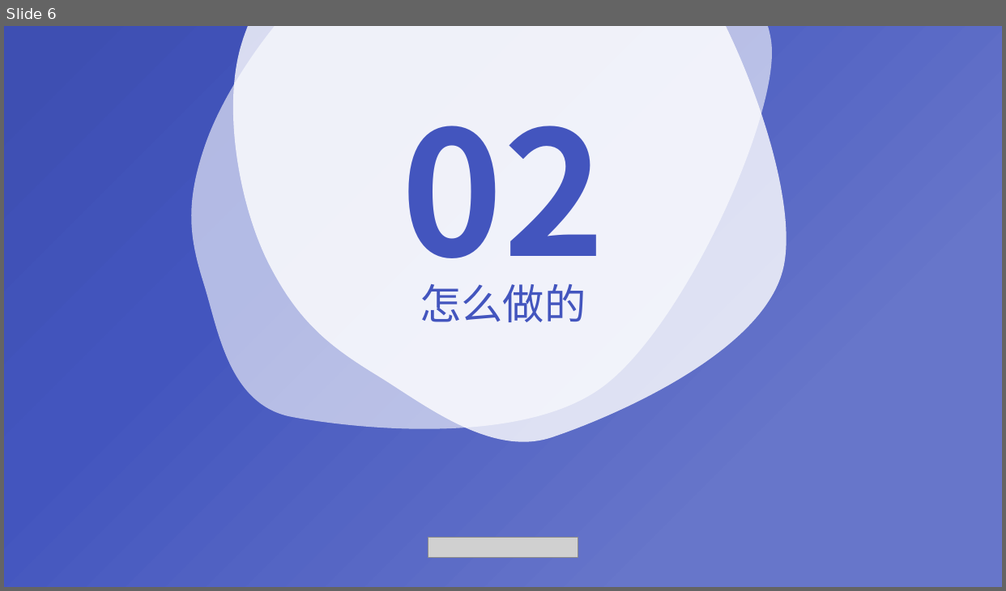
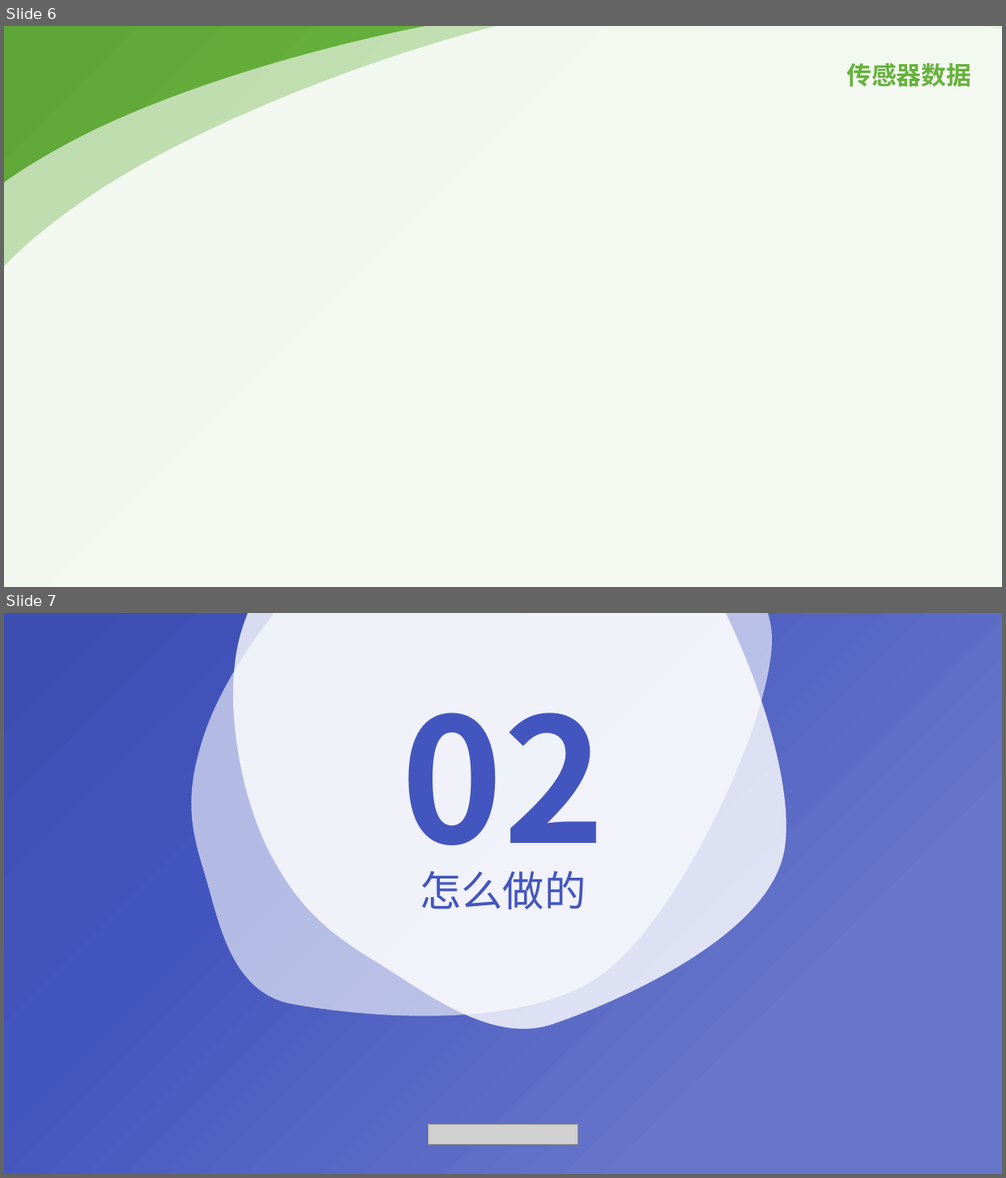
Before and after one commit to SylvesterLi/MSDNHackShanghai, a slide deck: MSDNHome.pptx. Shown one above the other, each under a label of ours: slide 6 before the commit, slides 6 and 7 after it. The pictures are 1006x591 and 1006x1178 pixels, drawn with LibreOffice and Linux fonts; fonts in the diff are those of the drawing; grey boxes stand for pictures. Boxes give left, top, right and bottom in pixels: in the first picture for what was removed or moved away, otherwise in the second. Text is boxed around its words. In the diff, an @@ line names an element or a change of style, - is before the commit and + after.

```diff
--- a/MSDNHome.pptx
+++ b/MSDNHome.pptx
@@ slide 6 added at [4, 26, 1002, 587], background #FFFFFF @@
@@ rectangle added at [4, 26, 1002, 587], fill gradient #7DC555 to #66B13C to #5FA638 @@
@@ freeform shape added at [4, 26, 1002, 587], fill #FFFFFF at 60% opacity @@
@@ freeform shape added at [4, 26, 1002, 587], fill #FFFFFF at 80% opacity @@
@@ text added at [846, 63, 971, 87], 24 pt, text #66B13C, bold @@
+传感器数据
@@ what was slide 6 is now slide 7 @@
```
Also in this commit, not shown: 1 other slide added, 1 slide removed, 23 other files.
